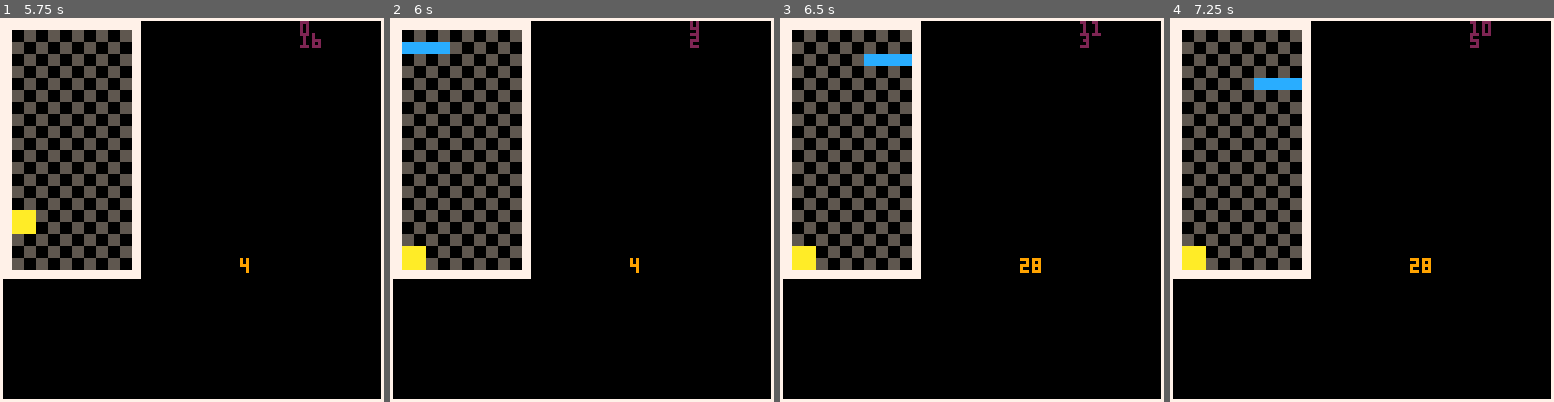
Above: before the commit, frames 1-4 (left to right).
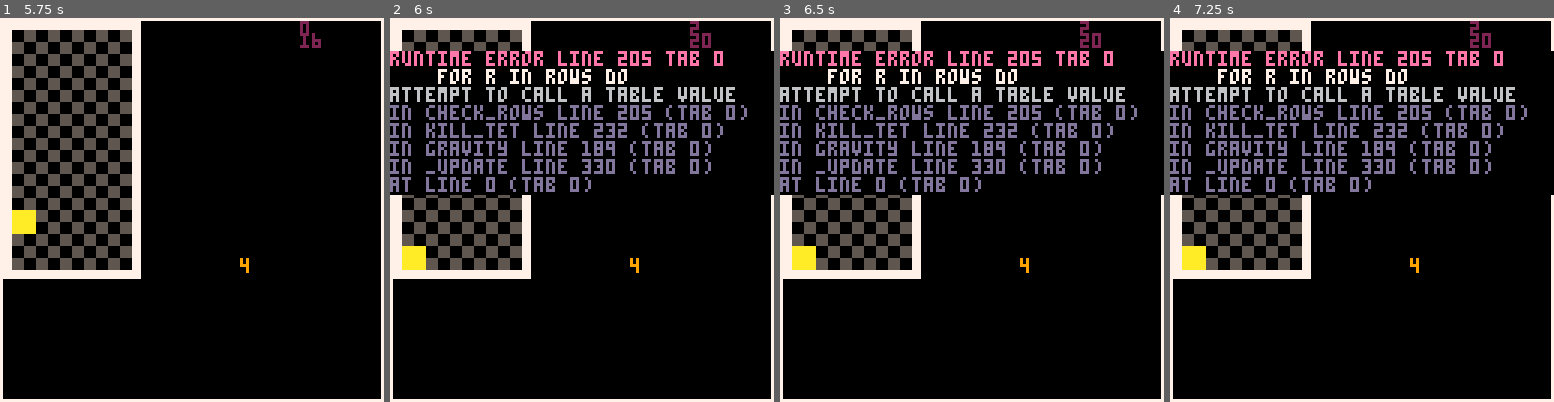
Above: after the commit, the same moments.

Repository: ayanamee/bistro8
Game: PICO-8 cartridge tetris/tetris.p8
Two runs of this game, one before a commit and one after it. Both use one fixed random seed, a clock stepped at 60 frames per second and the inputs below.
Inputs:
- Up to frame 1 (5.75 s): tap X (X key) at 0.33, 1.07, 1.85, 2.97, 4.08, 5.2 s; tap O (Z key) at 0.7, 1.7, 2.1, 2.5, 2.9, 3.3, 3.7, 4.1, 4.5, 4.9, 5.3, 5.7 s; hold Right 1.6-2.1 s; hold Up 2.15-2.42 s; hold Right 2.47-3.03 s; hold Left 3.08-3.58 s; hold Down 3.63-3.97 s; hold Right 4.02-4.68 s; hold Up 4.73-5.03 s; hold Left 5.08-5.68 s; hold Down from 5.73 s (still down)
- Up to frame 2 (6 s): keep holding Down
- Up to frame 3 (6.5 s): release Down at 6.03 s; hold Right from 6.08 s (still down); tap O (Z key) at 6.1 s; tap X (X key) at 6.32 s
- Up to frame 4 (7.25 s): tap O (Z key) at 6.5, 6.9 s; release Right at 6.58 s; hold Right 6.63-7.13 s; hold Up from 7.18 s (still down)

Frame 1 is identical in both runs. In frame 2, 15% of the frame differs, in the area x 0-100%, y 0-47%; in frame 3, 15%; in frame 4, 16%, in the area x 0-100%, y 0-67%.
Error after the commit: runtime error line 205 tab 0; for r in rows do; attempt to call a table value

Commit message:
[Tetris] - Working on clearing rows

Diff:
--- a/tetris/tetris.p8
+++ b/tetris/tetris.p8
@@ -18,7 +18,7 @@
     if running then
         player_input()
         current_tet:gravity(g_force,y0+h)
-        update_board()
+        --update_board()
     end
     --current_tet.y = current_tet.y%(by0+2*thickness+h)
 end
--- a/tetris/tetrislib.lua
+++ b/tetris/tetrislib.lua
@@ -196,15 +196,40 @@
     end
 end
 
+function check_rows(rows)
+    local aux = 0
+
+    rows_to_clear = {}
+    n=0
+
+    for r in rows do
+        for c=1, 10 do
+            if board[r][c].full == 1 then
+                aux+=1
+            end
+        end
+        if aux == 10 then
+            add(rows_to_clear,r)
+            n+=1
+        end
+    end
+    if n>0 then
+        clear_rows(rows_to_clear,n)
+    end
+end
+
 function Tetromino:kill_tet()
     self.alive = 0
     add(dead_tets, self)
-    for i=1, 4 do
+    rows={}
+    for i=4,1,-1  do
         local a = self.shape[i][2] + self.idx - 1
         local b = self.shape[i][1] + self.idy - 1
         board[b][a].full = 1
         board[b][a].color = self.color
-    end
+        add(rows,b)
+    end
+    check_rows(rows)
 end
 
 function insert_tet(tet_list) --inserts a new random tetromino at tet_list[index]
@@ -256,27 +281,20 @@
 
 end
 
-function clear_row(row)
-
-    for j=1, 10 do
-        board[row][j].full = board[row-1][j].full
-        board[row][j].color= board[row-1][j].color
+function clear_rows(rows, n) -- é preciso modificar esta funçao para dar clear das ultimas N linhas
+    last_row = rows[1]
+    for r=last_row,1,-1 do
+        for j=1, 10 do
+            board[r][j].full = board[r-n][j].full
+            board[r][j].color= board[r-n][j].color
+        end
     end
 end
 
 function update_board()
-    for i=1, 20 do
-        local aux = 0
-        for j=1, 10 do
-            if board[i][j].full == 1 then
-                aux+=1
-            end
-        end
-        if aux == 10 then
-            clear_row(10)
-        end
-    end
-
+    for i=1,20 do
+        --check_rows(i)
+    end
 end
 
 function Tetromino:check_collision(new_idx, new_idy)
